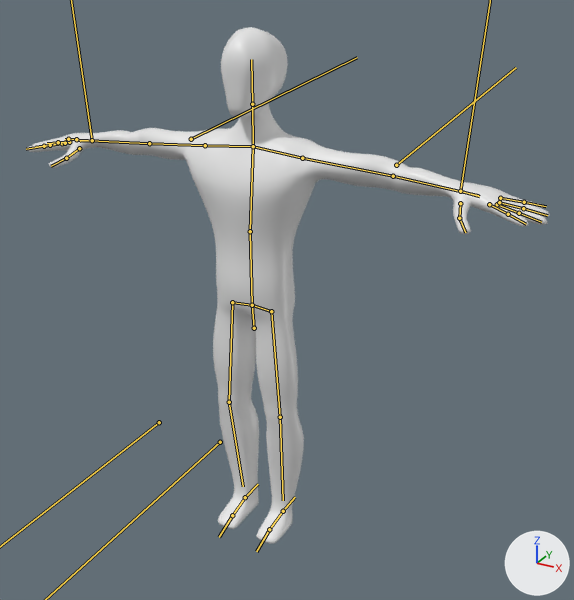
Renders of the glTF model client/main/assets/dummy.glb from each side of a commit.
Camera for both pictures: a 50 mm camera at (1.39, -2.29, 2.15) aimed at (0.15, -0.04, 1.03). Arrows for +X, +Y and +Z are at lower right; the lights stay in place. The bones that bend it are drawn over the model as lines.
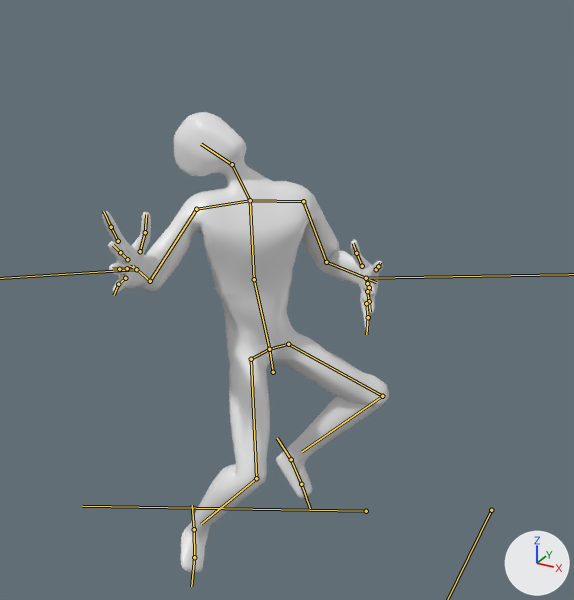
The newer file adds an action. The first version stands in its rest pose; the second is drawn at frame 16 of the action 'AirStun'.

Changed parts and their boxes [x1, y1, x2, y2] in the pictures (574 x 600 px):
'Mesh', posed (45% narrower, 11% shorter)
    before: [26, 27, 550, 544]
    after: [102, 112, 389, 573]
bone 'Funny', root to tip
    before: (254, 328) to (252, 305)
    after: (273, 372) to (269, 349)
bone 'Abdomen', root to tip
    before: (252, 305) to (250, 231)
    after: (269, 349) to (254, 279)
bone 'Chest', root to tip
    before: (250, 231) to (253, 146)
    after: (254, 279) to (250, 200)
bone 'Neck', root to tip
    before: (253, 146) to (252, 104)
    after: (250, 200) to (232, 164)
bone 'Head', root to tip
    before: (252, 104) to (251, 59)
    after: (232, 164) to (201, 144)
bone 'UpperArm.L', root to tip
    before: (302, 158) to (393, 176)
    after: (303, 201) to (326, 262)
bone 'ForeArm.L', root to tip
    before: (393, 176) to (478, 195)
    after: (326, 262) to (376, 282)
bone 'UpperArm.R', root to tip
    before: (205, 145) to (149, 143)
    after: (196, 209) to (150, 281)
bone 'ForeArm.R', root to tip
    before: (149, 143) to (78, 140)
    after: (150, 281) to (133, 266)
bone 'Thigh.L', root to tip
    before: (271, 311) to (280, 417)
    after: (288, 344) to (382, 396)
bone 'Shin.L', root to tip
    before: (280, 417) to (283, 500)
    after: (382, 396) to (301, 452)
bone 'Thigh.R', root to tip
    before: (232, 302) to (229, 402)
    after: (251, 359) to (256, 478)
bone 'Shin.R', root to tip
    before: (229, 402) to (243, 486)
    after: (256, 478) to (201, 524)
bone 'HeelIK.L', root to tip
    before: (283, 511) to (295, 497)
    after: (291, 459) to (277, 438)
bone 'IndexBase.L', root to tip
    before: (489, 204) to (508, 214)
    after: (376, 269) to (378, 266)
bone 'LittleBase.L', root to tip
    before: (500, 198) to (524, 202)
    after: (366, 303) to (368, 317)
bone 'HeelIK.R', root to tip
    before: (245, 497) to (258, 484)
    after: (194, 529) to (192, 505)
bone 'IndexBase.R', root to tip
    before: (62, 143) to (44, 146)
    after: (118, 241) to (111, 227)
bone 'RingBase.R', root to tip
    before: (69, 142) to (58, 142)
    after: (127, 268) to (119, 269)
bone 'LittleBase.R', root to tip
    before: (76, 139) to (68, 139)
    after: (125, 278) to (118, 284)

The change in detail:
Bone 'Funny' (bone_funny) moves from (0.0, 0.0, 0.0) to (0.044, -0.209, -0.034).
Bone 'Funny' (bone_funny) turns from (0, 0, 0) to (-6, 61, 1) degrees about its own x, y and z.
Bone 'Abdomen' (bone_abdomen) turns from (0, 0, 0) to (0, -13, 0) degrees about its own x, y and z.
Bone 'Chest' (bone_chest) turns from (0, 0, 0) to (8, -7, -10) degrees about its own x, y and z.
Bone 'Neck' (bone_neck) turns from (0, 0, 0) to (-17, 4, 23) degrees about its own x, y and z.
Bone 'Head' (bone_head) turns from (0, 0, 0) to (-31, 42, 6) degrees about its own x, y and z.
Bone 'UpperArm.L' (bone_upperarm_l) turns from (0, 0, 0) to (-58, 12, 10) degrees about its own x, y and z.
Bone 'ForeArm.L' (bone_forearm_l) turns from (0, 0, 0) to (12, 9, -73) degrees about its own x, y and z.
Bone 'UpperArm.R' (bone_upperarm_r) turns from (0, 0, 0) to (-48, 23, 13) degrees about its own x, y and z.
Bone 'ForeArm.R' (bone_forearm_r) turns from (0, 0, 0) to (11, -7, 62) degrees about its own x, y and z.
Bone 'Thigh.L' (bone_thigh_l) turns from (0, 0, 0) to (-18, -11, -37) degrees about its own x, y and z.
Bone 'Shin.L' (bone_shin_l) turns from (0, 0, 0) to (61, -33, 54) degrees about its own x, y and z.
Bone 'Thigh.R' (bone_thigh_r) turns from (0, 0, 0) to (-33, -43, 46) degrees about its own x, y and z.
Bone 'Shin.R' (bone_shin_r) turns from (0, 0, 0) to (41, 15, -38) degrees about its own x, y and z.
Bone 'HeelIK.L' (bone_heelik_l) moves from (0.0, 0.0, 0.0) to (-0.03, 0.122, 0.17).
Bone 'HeelIK.L' (bone_heelik_l) turns from (0, 0, 0) to (41, 8, 81) degrees about its own x, y and z.
Bone 'HandIK.L' (bone_handik_l) moves from (0.0, 0.0, 0.0) to (-0.352, -0.441, -0.154).
Bone 'HandIK.L' (bone_handik_l) turns from (0, 0, 0) to (-98, -52, 13) degrees about its own x, y and z.
Bone 'IndexBase.L' (bone_indexbase_l) moves from (0.0, 0.0, 0.0) to (0.019, 0.013, 0.015).
Bone 'LittleBase.L' (bone_littlebase_l) moves from (0.0, 0.0, 0.0) to (-0.003, 0.021, -0.011).
Bone 'HeelIK.R' (bone_heelik_r) moves from (0.0, 0.0, 0.0) to (-0.077, -0.266, -0.006).
Bone 'HeelIK.R' (bone_heelik_r) turns from (0, 0, 0) to (32, 27, 54) degrees about its own x, y and z.
Bone 'HandIK.R' (bone_handik_r) moves from (0.0, 0.0, 0.0) to (0.514, -0.294, 0.5).
Bone 'HandIK.R' (bone_handik_r) turns from (0, 0, 0) to (-28, 123, 70) degrees about its own x, y and z.
Bone 'IndexBase.R' (bone_indexbase_r) moves from (0.0, 0.0, 0.0) to (-0.019, 0.013, 0.015).
Bone 'RingBase.R' (bone_ringbase_r) moves from (0.0, 0.0, 0.0) to (0.012, -0.016, -0.001).
Bone 'LittleBase.R' (bone_littlebase_r) moves from (0.0, 0.0, 0.0) to (0.003, 0.021, -0.011).
